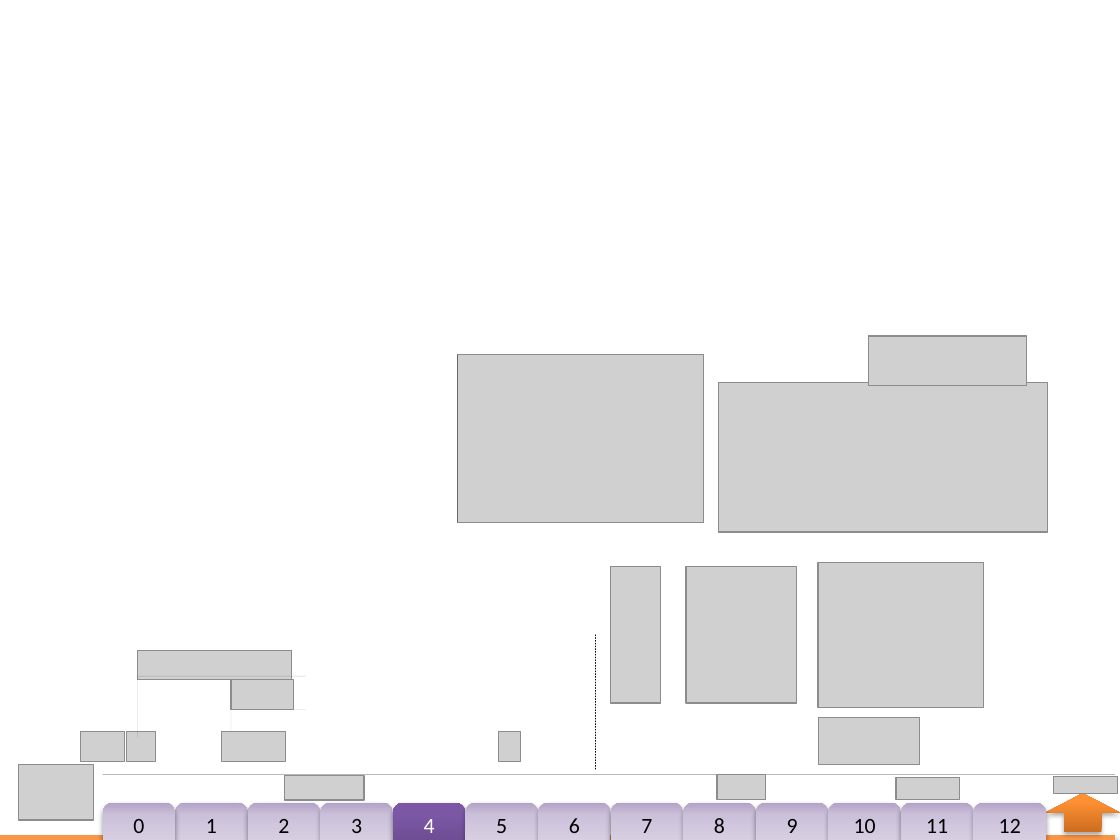
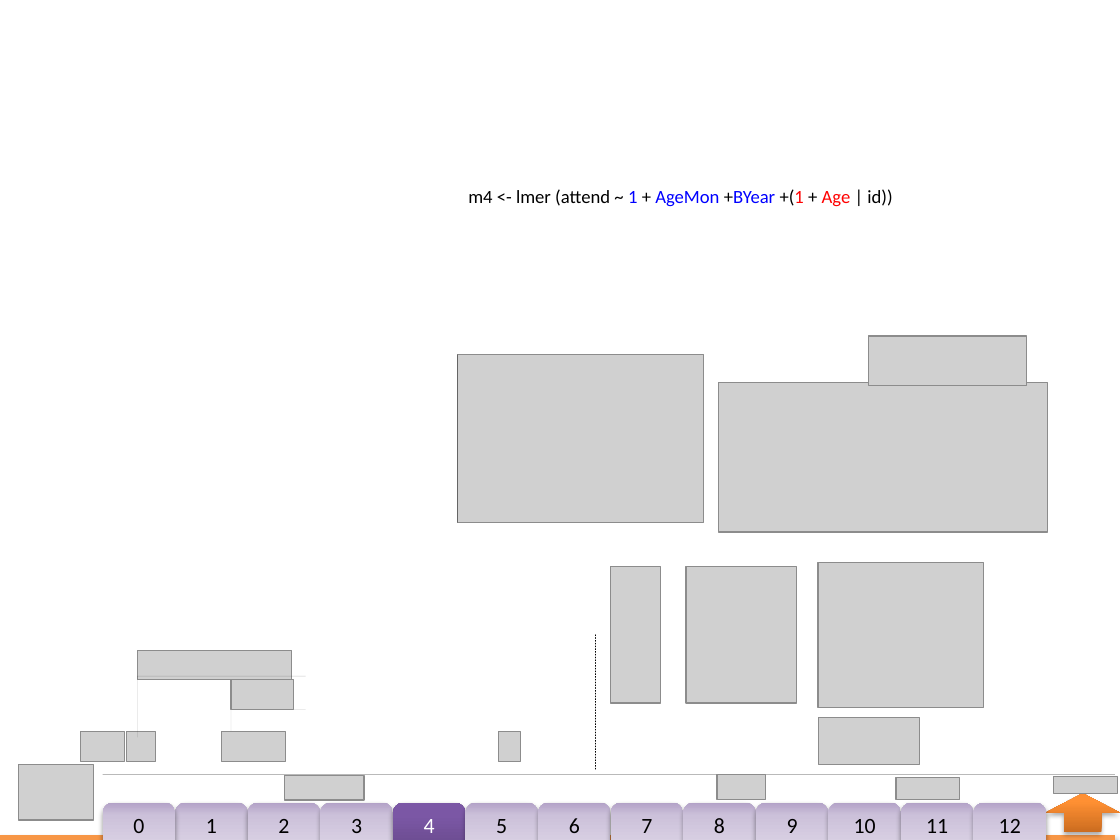
Before and after one commit to andkov/Multilevel-models-of-NLSY-97-religion-data, a slide deck: slide 9 of Models/ISE_NLSY97_Religion/ISE_NLSY97_Religion.pptx. Drawn at 1120x840 pixels with LibreOffice and Linux fonts; fonts in the diff are those of the drawing; grey boxes stand for pictures; background and template pictures are left out. Boxes give left, top, right and bottom in pixels: in the first picture for what was removed or moved away, otherwise in the second. Text is boxed around its words. In the diff, an @@ line names an element or a change of style, - is before the commit and + after.

Commit message:
learning lmer

```diff
--- a/Models/ISE_NLSY97_Religion/ISE_NLSY97_Religion.pptx
+++ b/Models/ISE_NLSY97_Religion/ISE_NLSY97_Religion.pptx
@@ text added at (468, 189, 892, 207), 12 pt, text #000000 @@
+m4 <- lmer (attend ~ 1 + AgeMon +BYear +(1 + Age | id))
```
Also in this commit, not shown: 7 other slides changed, 6 other files.
